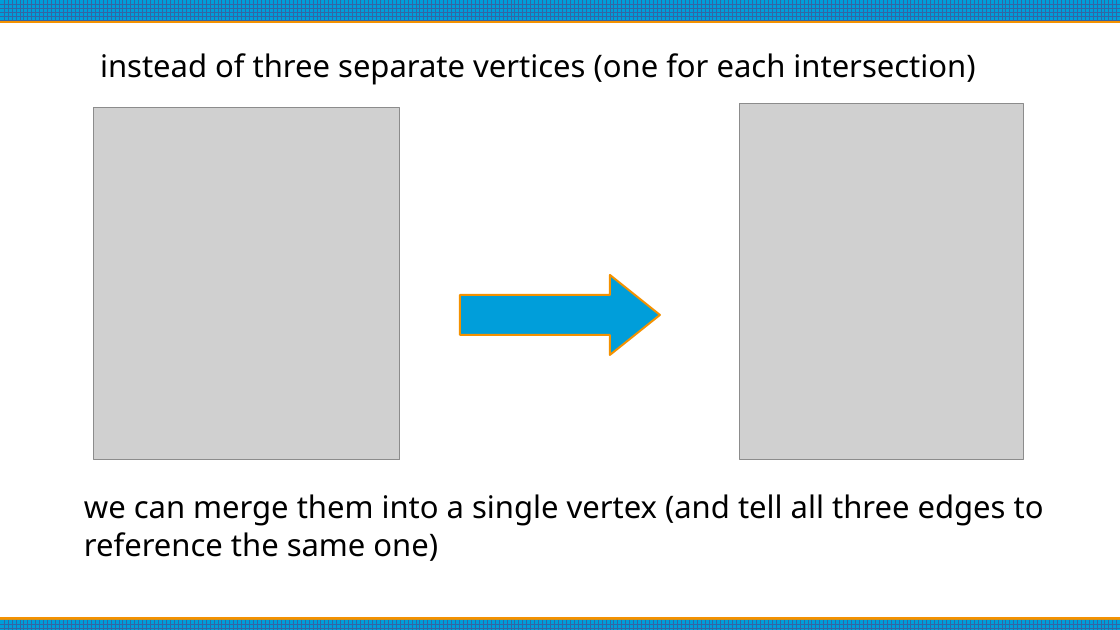
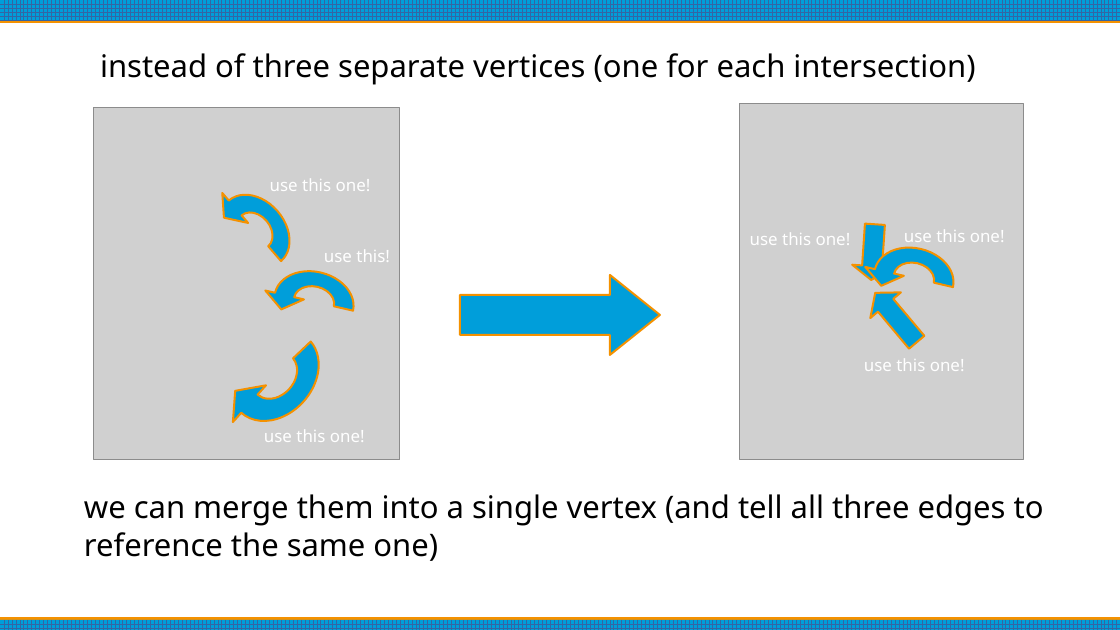
Before and after one commit to oculometric/marching-tetrahedra-fyp, a slide deck: slide 12 of doc/mid project review.odp. Drawn at 1120x630 pixels with LibreOffice and Linux fonts; fonts in the diff are those of the drawing; grey boxes stand for pictures. Boxes give left, top, right and bottom in pixels: in the first picture for what was removed or moved away, otherwise in the second. Text is boxed around its words. In the diff, an @@ line names an element or a change of style, - is before the commit and + after.

Commit message:
presentation done!

```diff
--- a/doc/mid project review.odp
+++ b/doc/mid project review.odp
@@ text added at [270, 179, 371, 191], 12 pt, text #FFFFFF @@
+use this one!
@@ freeform shape added at [207, 181, 305, 281], fill #009EDA, outline #F49100 1.42 pt @@
@@ text added at [750, 233, 851, 245], 12 pt, text #FFFFFF @@
+use this one!
@@ right arrow added at [852, 223, 895, 282], fill #009EDA, outline #F49100 1.42 pt @@
@@ text added at [904, 230, 1005, 247], 12 pt, text #FFFFFF @@
+use this one!
@@ freeform shape added at [269, 264, 360, 341], fill #009EDA, outline #F49100 1.42 pt @@
@@ text added at [324, 250, 390, 262], 12 pt, text #FFFFFF @@
+use this!
@@ freeform shape added at [868, 240, 960, 316], fill #009EDA, outline #F49100 1.42 pt @@
@@ right arrow added at [860, 280, 932, 355], fill #009EDA, outline #F49100 1.42 pt @@
@@ freeform shape added at [212, 313, 336, 439], fill #009EDA, outline #F49100 1.42 pt @@
@@ text added at [864, 359, 965, 371], 12 pt, text #FFFFFF @@
+use this one!
@@ text added at [264, 430, 365, 442], 12 pt, text #FFFFFF @@
+use this one!
```
Also in this commit, not shown: 2 other slides changed, 2 other files.
